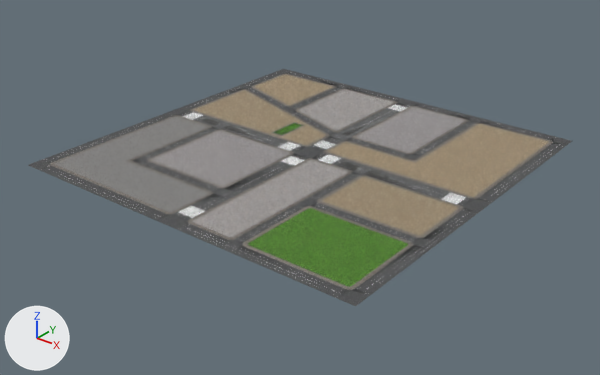
An edit to the OBJ model InspireEngine/Resources/ROAD_CityBlockA.obj, drawn before and after from the same camera.
One viewpoint serves both versions: a camera (50 mm lens) standing at (1195.0, -1530.0, 841.0) and looking at (7.0, -44.0, -80.0). Arrows for +X, +Y and +Z are at lower left; the lights stay in place. Where no turn or scale is listed for an object, it has been applied to the vertices. Vertices at the same position are counted once.

In view in the first picture: 'ROAD_CityBlockA'.
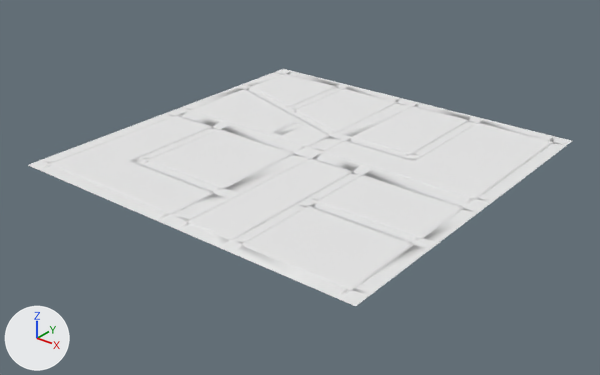
Edits to the bpy script that builds the scene:
```text
Add mat_rd_1way4lane:
    mat_rd_1way4lane = principled_material('RD_1way4lane')
    mat_rd_1way4lane.base_color = (0.8, 0.8, 0.8)  # white #e7e7e7
    mat_rd_1way4lane.roughness = 1.0
Add mat_gd_paver01:
    mat_gd_paver01 = principled_material('GD_paver01')
    mat_gd_paver01.base_color = (0.8, 0.8, 0.8)  # white #e7e7e7
    mat_gd_paver01.roughness = 1.0
Add mat_gd_grass02:
    mat_gd_grass02 = principled_material('GD_Grass02')
    mat_gd_grass02.base_color = (0.8, 0.8, 0.8)  # white #e7e7e7
    mat_gd_grass02.roughness = 1.0
Add mat_gd_paver02:
    mat_gd_paver02 = principled_material('GD_paver02')
    mat_gd_paver02.base_color = (0.8, 0.8, 0.8)  # white #e7e7e7
    mat_gd_paver02.roughness = 1.0
Add mat_rd_2ways2lanen:
    mat_rd_2ways2lanen = principled_material('RD_2ways2laneN')
    mat_rd_2ways2lanen.base_color = (0.8, 0.8, 0.8)  # white #e7e7e7
    mat_rd_2ways2lanen.roughness = 1.0
Add mat_rd_sidewalk:
    mat_rd_sidewalk = principled_material('RD_SideWalk')
    mat_rd_sidewalk.base_color = (0.8, 0.8, 0.8)  # white #e7e7e7
    mat_rd_sidewalk.roughness = 1.0
Add mat_gd_paver06:
    mat_gd_paver06 = principled_material('GD_paver06')
    mat_gd_paver06.base_color = (0.8, 0.8, 0.8)  # white #e7e7e7
    mat_gd_paver06.roughness = 1.0
Add mat_gd_paver03:
    mat_gd_paver03 = principled_material('GD_paver03')
    mat_gd_paver03.base_color = (0.8, 0.8, 0.8)  # white #e7e7e7
    mat_gd_paver03.roughness = 1.0
Add mat_rd_inter:
    mat_rd_inter = principled_material('RD_Inter')
    mat_rd_inter.base_color = (0.8, 0.8, 0.8)  # white #e7e7e7
    mat_rd_inter.roughness = 1.0
Add mat_rd_2ways2lane:
    mat_rd_2ways2lane = principled_material('RD_2ways2lane')
    mat_rd_2ways2lane.base_color = (0.8, 0.8, 0.8)  # white #e7e7e7
    mat_rd_2ways2lane.roughness = 1.0
Add mat_rd_1way4lanen:
    mat_rd_1way4lanen = principled_material('RD_1way4laneN')
    mat_rd_1way4lanen.base_color = (0.8, 0.8, 0.8)  # white #e7e7e7
    mat_rd_1way4lanen.roughness = 1.0
Add mat_gd_paver07:
    mat_gd_paver07 = principled_material('GD_paver07')
    mat_gd_paver07.base_color = (0.8, 0.8, 0.8)  # white #e7e7e7
    mat_gd_paver07.roughness = 1.0
Add mat_rd_1way4lanend:
    mat_rd_1way4lanend = principled_material('RD_1way4laneND')
    mat_rd_1way4lanend.base_color = (0.8, 0.8, 0.8)  # white #e7e7e7
    mat_rd_1way4lanend.roughness = 1.0
Add mat_rd_crossing:
    mat_rd_crossing = principled_material('RD_Crossing')
    mat_rd_crossing.base_color = (0.8, 0.8, 0.8)  # white #e7e7e7
    mat_rd_crossing.roughness = 1.0
Change me_road_cityblocka:
    where me_road_cityblocka.from_pydata(...)  # 1496 vertices, 2704 faces; spans x -492.0..492.0, y -492.0..492.0, z 0.0..1.0
    me_road_cityblocka part 1: all 56 faces that had it switch from mat_road_cityblocka_mesh_mat_1way4lane (picture img_rd_2w_dbl_dds) to mat_rd_1way4lane (white #e7e7e7)
    me_road_cityblocka part 2: all 16 faces that had it switch from mat_road_cityblocka_mesh_mat_1way4lanen (picture img_rd_1w_dbl_dds) to mat_rd_1way4lanen (white #e7e7e7)
    me_road_cityblocka part 3: all 16 faces that had it switch from mat_road_cityblocka_mesh_mat_1way4lanesnd (picture img_rd_1w_dbl_dds) to mat_rd_1way4lanend (white #e7e7e7)
    me_road_cityblocka part 4: all 20 faces that had it switch from mat_road_cityblocka_mesh_mat_2ways2lane (picture img_rd_2w_dbl_dds) to mat_rd_2ways2lane (white #e7e7e7)
    me_road_cityblocka part 5: all 40 faces that had it switch from mat_road_cityblocka_mesh_mat_2ways2lanen (picture img_rd_2w_dbl_dds) to mat_rd_2ways2lanen (white #e7e7e7)
    me_road_cityblocka part 6: all 40 faces that had it switch from mat_road_cityblocka_mesh_mat_2ways4lane (picture img_rd_2w_dbl_dds) to mat_rd_1way4lane (white #e7e7e7)
    me_road_cityblocka part 7: all 156 faces that had it switch from mat_road_cityblocka_mesh_mat_concrete (picture img_rd_inter_dds) to mat_rd_inter (white #e7e7e7)
    me_road_cityblocka part 8: all 16 faces that had it switch from mat_road_cityblocka_mesh_mat_crossroad (picture img_rd_crossing_dds) to mat_rd_1way4lanen (white #e7e7e7)
    me_road_cityblocka part 9: all 88 faces that had it switch from mat_road_cityblocka_mesh_mat_crossing (picture img_rd_2w_dbl_stp_dds) to mat_rd_crossing (white #e7e7e7)
    me_road_cityblocka part 10: all 38 faces that had it switch from mat_road_cityblocka_mesh_mat_groundgrass (picture img_gd_grass02_dds) to mat_gd_grass02 (white #e7e7e7)
    me_road_cityblocka part 11: all 57 faces that had it switch from mat_road_cityblocka_mesh_mat_groundtile1 (picture img_gd_paver01_dds) to mat_gd_paver01 (white #e7e7e7)
    me_road_cityblocka part 12: all 72 faces that had it switch from mat_road_cityblocka_mesh_mat_groundtile2 (picture img_gd_paver02_dds) to mat_gd_paver02 (white #e7e7e7)
    me_road_cityblocka part 13: all 84 faces that had it switch from mat_road_cityblocka_mesh_mat_groundtile4 (picture img_gd_paver03_dds) to mat_gd_paver03 (white #e7e7e7)
    me_road_cityblocka part 14: all 84 faces that had it switch from mat_road_cityblocka_mesh_mat_groundtile6 (picture img_gd_paver06_dds) to mat_gd_paver06 (white #e7e7e7)
    me_road_cityblocka part 15: all 97 faces that had it switch from mat_road_cityblocka_mesh_mat_groundtile7 (picture img_gd_paver07_dds) to mat_gd_paver07 (white #e7e7e7)
    me_road_cityblocka part 16: all 1824 faces that had it switch from mat_road_cityblocka_mesh_mat_sidewalk (picture img_rd_sidewalk01_dif_dds) to mat_rd_sidewalk (white #e7e7e7)
```

Where the change shows, as pixel boxes [x1, y1, x2, y2] in the pictures (600 x 375 px):
part 1 of me_road_cityblocka, recoloured (grey to white): [50, 74, 559, 290] in both
part 2 of me_road_cityblocka, recoloured (grey to white): [41, 73, 552, 293] in both
part 3 of me_road_cityblocka, recoloured (grey to white): [47, 72, 564, 296] in both
part 4 of me_road_cityblocka, recoloured (grey to white): [150, 90, 470, 237] in both
part 5 of me_road_cityblocka, recoloured (grey to white): [144, 89, 473, 241] in both
part 6 of me_road_cityblocka, recoloured (grey to white): [193, 108, 449, 211] in both
part 7 of me_road_cityblocka, recoloured (grey to white): [28, 69, 572, 306] in both
part 8 of me_road_cityblocka, recoloured: [177, 104, 467, 218] in both
part 9 of me_road_cityblocka, recoloured (grey to white): [39, 71, 565, 298] in both
part 10 of me_road_cityblocka, recoloured (green to white): [248, 123, 408, 287] in both
part 11 of me_road_cityblocka, recoloured (grey to white): [55, 117, 209, 212] in both
part 12 of me_road_cityblocka, recoloured (grey to white): [152, 107, 464, 186] in both
part 13 of me_road_cityblocka, recoloured (grey to white): [193, 90, 393, 237] in both
part 14 of me_road_cityblocka, recoloured (brown to white): [194, 90, 458, 235] in both
part 15 of me_road_cityblocka, recoloured (brown to white): [255, 75, 549, 197] in both
part 16 of me_road_cityblocka, recoloured (grey to white): [50, 74, 553, 290] in both
